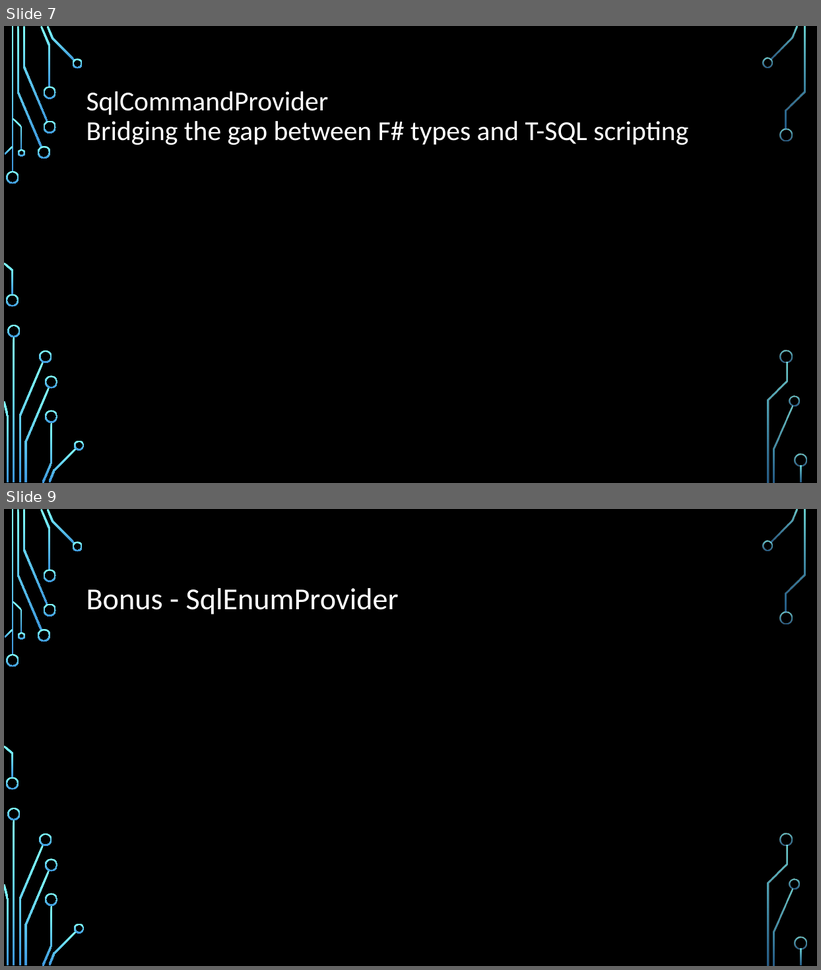
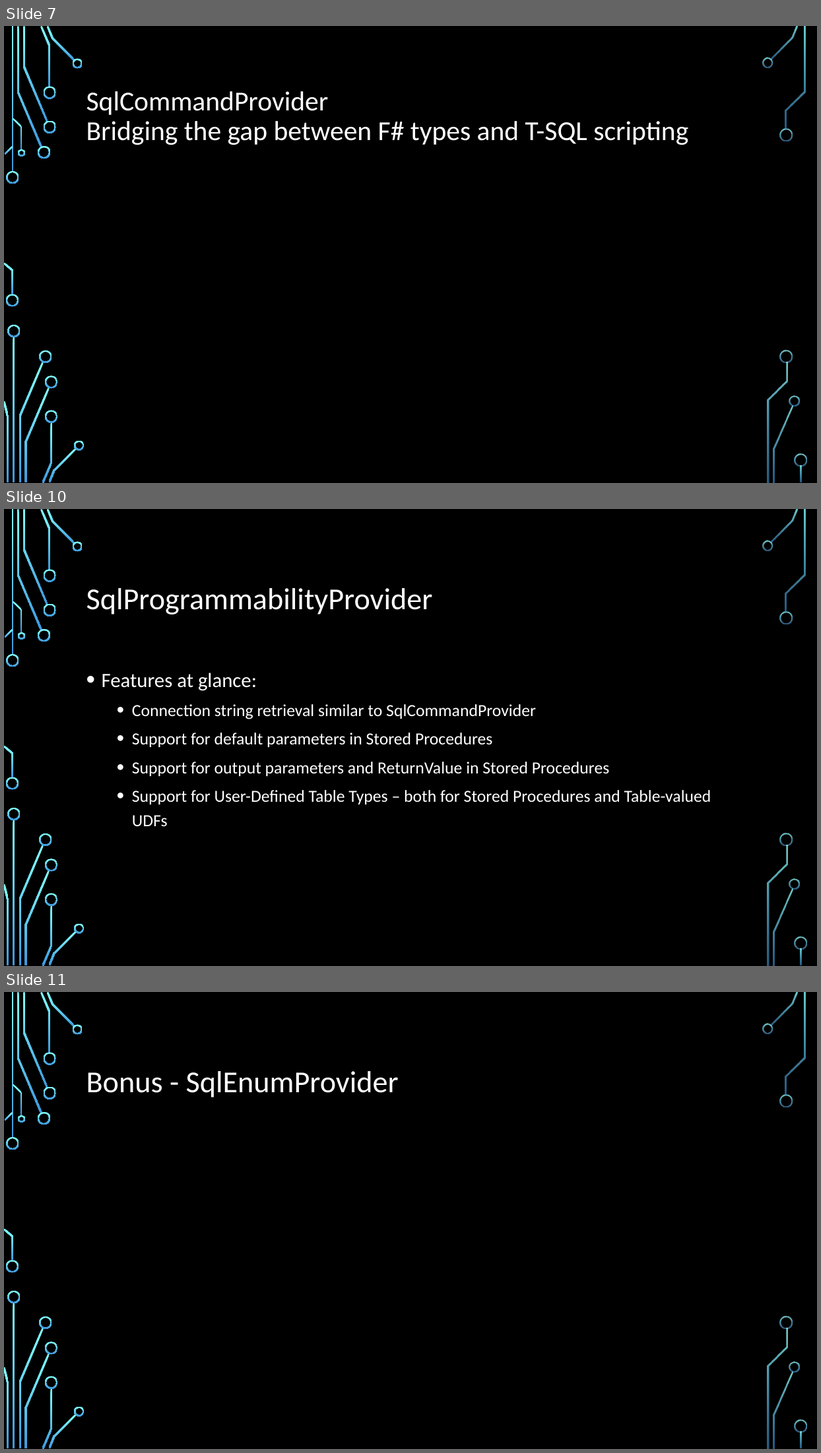
Before and after one commit to fsprojects/FSharp.Data.SqlClient, a slide deck: presentations/NYC F# UG. 2014-08-26.pptx. Shown one above the other, each under a label of ours: slides 7 and 9 before the commit, slides 7, 10 and 11 after it; the slides between them are not shown. The pictures are 821x970 and 821x1453 pixels, drawn with LibreOffice and Linux fonts; fonts in the diff are those of the drawing; background and template pictures are left out. Boxes give left, top, right and bottom in pixels: in the first picture for what was removed or moved away, otherwise in the second. Text is boxed around its words. In the diff, an @@ line names an element or a change of style, - is before the commit and + after.

```diff
--- a/presentations/NYC F# UG. 2014-08-26.pptx
+++ b/presentations/NYC F# UG. 2014-08-26.pptx
@@ slide 10 added at box(4, 509, 817, 966), background picture (left out); not listed: 36 template elements that a slide beside it also shows @@
@@ title added at box(86, 588, 433, 615), 36 pt, text #FFFFFF @@
+SqlProgrammabilityProvider
@@ text added at box(102, 673, 712, 827), 20 pt, text #FFFFFF @@
+• Features at glance:
+  • Connection string retrieval similar to SqlCommandProvider
+  • Support for default parameters in Stored Procedures
+  • Support for output parameters and ReturnValue in Stored Procedures
+  • Support for User-Defined Table Types – both for Stored Procedures and Table-valued UDFs
@@ what was slide 9 is now slide 11 @@
```
Also in this commit, not shown: 2 slides changed, 1 other slide added, 2 other files.
